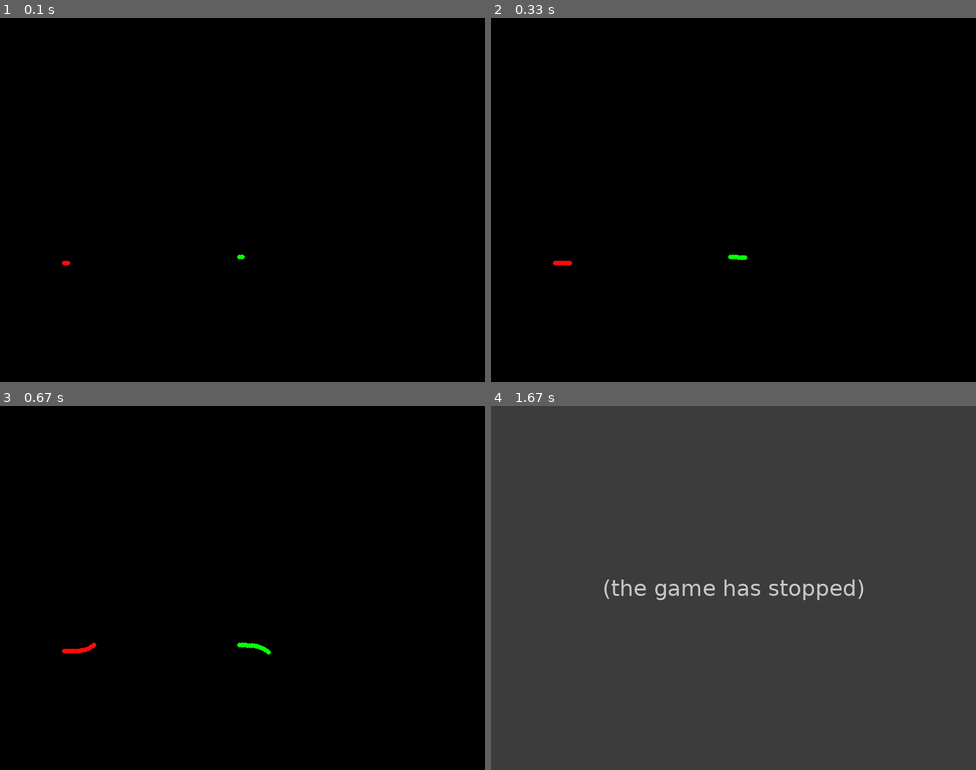
Above: before the commit, frames 1-4 (two rows, left to right).
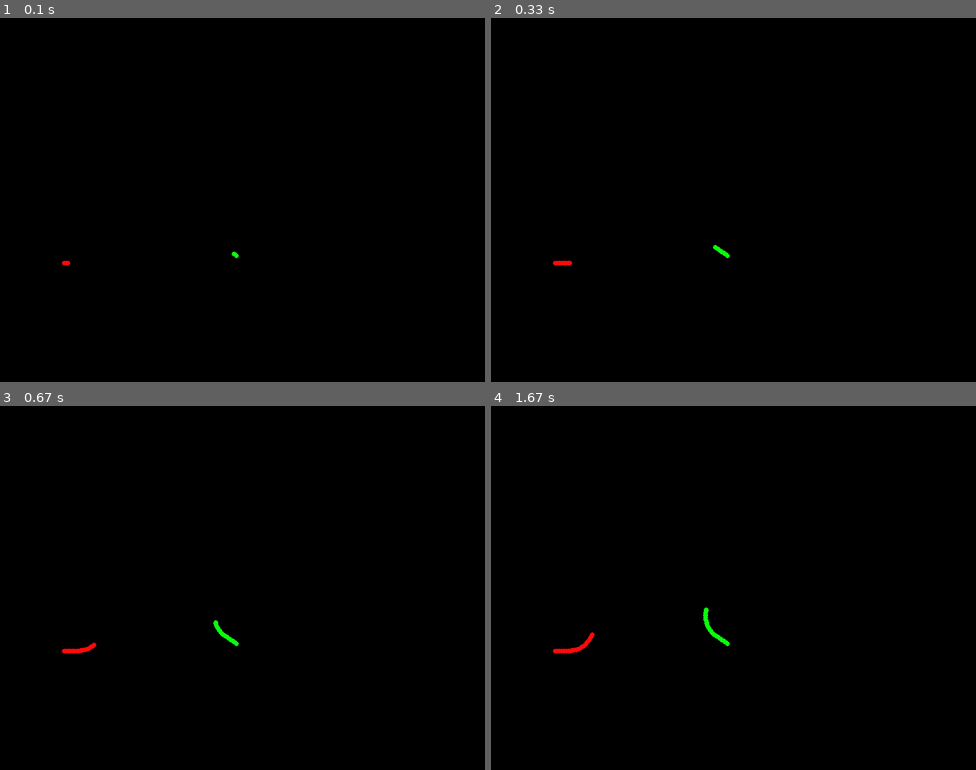
Above: after the commit, the same moments.

Repository: f-weissenbacher/achtung-die-python
Game: pygame game, started from achtung_die_kurve.py
Same seed, same stepped clock (60 frames per second), same inputs: the game is played once before the commit and once after it.
Inputs:
- Up to frame 1 (0.1 s): no input
- Up to frame 2 (0.33 s): no input
- Up to frame 3 (0.67 s): hold Q from 0.33 s (still down); hold Left from 0.33 s (still down)
- Up to frame 4 (1.67 s): release Q at 0.87 s; release Left at 0.87 s; tap Esc at 0.9 s

The runs differ from the first frame. In frame 1, less than 0.1% of the frame differs, in the area x 47-51%, y 64-67%; in frame 2, less than 0.1%; in frame 3, 0.2%; in frame 4, 100%, in the area x 0-100%, y 0-100%.
Before the commit the program exited at 0.93 s; later frames show no game.

Commit message:
two player game works

Diff:
--- a/achtung_die_kurve.py
+++ b/achtung_die_kurve.py
@@ -1,12 +1,14 @@
 # Import the pygame module
 import logging
 import random
-import pygame
+import numpy as np
 
 # Import pygame.locals for easier access to key coordinates
 # Updated to conform to flake8 and black standards
-
+import pygame
 from pygame.locals import RLEACCEL
+import pygame.freetype  # Import the freetype module.
+
 
 # Define constants for the screen width and height
 SCREEN_WIDTH = 800
@@ -16,17 +18,17 @@
 
 
 class Player(pygame.sprite.Sprite):
-    def __init__(self, idx=1, init_pos=(0,0), init_angle=0.0, speed=100.0, color=(255,10,10),
+    def __init__(self, idx=1, init_pos=(0.,0.), init_angle=0.0, speed=100.0, color=(255,10,10),
                  steer_left_key=pygame.K_LEFT, steer_right_key=pygame.K_DOWN):
         super(Player, self).__init__()
         self.idx = idx
-        self.pos = pygame.Vector2(init_pos) # x-position in game world (pixel coordinates)
-        self.vel_vec = pygame.Vector2()
+        self.pos = np.asarray(init_pos, dtype=float) # x-position in game world (pixel coordinates)
         self.speed = speed # distance travelled per game second
-        self.vel_vec.from_polar((speed, init_angle))
-        #self.angle = init_angle # angle of velocity vector
+        self.angle = init_angle # angle of velocity vector
         self.steer_left_key = steer_left_key
         self.steer_right_key = steer_right_key
+        self.color = color
+        #self.score = 0 # Number of points earned by staying alive
 
         # Setup sprite == filled circle
         self.radius = 4
@@ -34,15 +36,22 @@
         pygame.draw.circle(self.surf, color, (self.radius,self.radius), self.radius, 0)
         self.surf.set_colorkey((0,0,0), RLEACCEL) # set transparent color
         self.rect = self.surf.get_rect(center=self.pos)
-        self.history = [self.rect.copy()]
+        self.history = [self.pos.copy()]
+
+    def __eq__(self, other):
+        return self.idx == other.idx
+
+    @property
+    def vel_vec(self):
+        return self.speed * np.asarray([cos(self.angle), sin(self.angle)])
 
     def apply_steering(self, pressed_keys, dphi:float):
         if pressed_keys[self.steer_left_key]:
             logging.debug("steering to the left")
-            self.vel_vec.rotate_rad_ip(-dphi)
+            self.angle -= dphi
         elif pressed_keys[self.steer_right_key]:
             logging.debug("steering to the right")
-            self.vel_vec.rotate_rad_ip(dphi)
+            self.angle += dphi
 
     # let player move for dt seconds
     def move(self, dt):
@@ -50,7 +59,7 @@
         self.pos += dpos
         #self.rect.move_ip(dx, dy) # update sprite
         logging.debug(f"moving Player {self.idx} by {dpos} to {self.pos}")
-        self.history.append((self.rect.copy())) # save updated position in history
+        self.history.append(self.pos.copy()) # save updated position in history
 
     def draw(self, surface):
         """ Draw on surface """
@@ -60,12 +69,28 @@
     def check_self_collision(self, dt_per_frame):
         num_recent_frames_to_skip = int(ceil(5 * self.radius / (self.speed * dt_per_frame)))
         logging.debug(f"skipping {num_recent_frames_to_skip} newest frames")
-        colliding_frames = self.rect.collidelistall(self.history[:-num_recent_frames_to_skip])
-        num_colliding_frames = len(colliding_frames)
+        if len(self.history) <= num_recent_frames_to_skip:
+            return False
+
+        sq_dist = np.sum((np.asarray(self.history[:-num_recent_frames_to_skip]) - self.pos)**2, axis=1)
+        frame_collides = sq_dist < self.radius ** 2
+        num_colliding_frames = np.sum(frame_collides)
         if num_colliding_frames > 0:
-            logging.debug(f"The following {num_colliding_frames} are colliding: {colliding_frames}")
-        return
-        #return self.rect.collidelist(self.history[:-num_recent_frames_to_skip])
+            logging.debug(f"Collided with own history from frames {np.argwhere(frame_collides).flatten()}")
+            return True
+        else:
+            return False
+
+
+    def check_player_collision(self, other):
+        sq_dist = np.sum((np.asarray(other.history) - self.pos)**2, axis=1)
+        frame_collides = sq_dist < self.radius ** 2
+        num_colliding_frames = np.sum(frame_collides)
+        if num_colliding_frames > 0:
+            logging.debug(f"Player {self.idx} collided with frames {np.argwhere(frame_collides).flatten()} of player {other.idx}")
+            return True
+        else:
+            return False
 
 
 
@@ -90,11 +115,16 @@
         self.spawn_safety_distance = 0.5 * self.min_turn_radius
         #self.min_turn_radius = 100  # minimum turn radius in pixels
         self.player_turn_rate = self.player_speed / self.min_turn_radius # turn rate (radians per second)
-        self.players = pygame.sprite.Group()
+        self.players = []
+        self.active_players = []
+        self.scoreboard = {idx:0 for idx in AchtungDieKurveGame.player_keys}
+        #self.winner = None
         self.target_fps = 30
         self.dt_per_frame = 1/self.target_fps
         self.dphi_per_frame = self.player_turn_rate * self.dt_per_frame # maximum steering angle per frame
         #logging.info(f"dphi_per_frame = {self.dphi_per_frame * 180/pi}")
+        # Debug flags
+        self.run_until_last_player_dies = True
 
     @staticmethod
     def _roll_random_angle():
@@ -107,7 +137,7 @@
             y = self.min_turn_radius + (self.screen_height - 2 * self.min_turn_radius) * random.random()
 
             for p in self.players:
-                dist = sqrt((x - p.pos.x)**2 + (y - p.pos.y)**2)
+                dist = sqrt((x - p.pos[0])**2 + (y - p.pos[1])**2)
                 if dist < self.spawn_safety_distance:
                     logging.debug("re-rolling start position")
                     break
@@ -138,12 +168,27 @@
 
         p = Player(idx=idx, init_pos=init_pos, speed=self.player_speed, init_angle=init_angle, color=color,
                    steer_left_key=self.player_keys[idx]['left'], steer_right_key=self.player_keys[idx]['right'])
-        self.players.add(p)
+
+        self.players.append(p)
+        self.active_players.append(p)
+
+
+    def disable_player(self, p):
+        """ Remove player from list of active players but keep its history"""
+        self.active_players.remove(p)
+        # Increment scores of all remaining players
+        for op in self.active_players:
+            self.scoreboard[op.idx] += 1
+
+        #self.update_scoreboard() # TODO: Create scoreboard display
 
 
     def run(self):
         # Initialize pygame
         pygame.init()
+
+        # Fonts
+        game_font = pygame.freetype.SysFont(pygame.freetype.get_default_font(), 30)
 
         # Create the screen object
         # The size is determined by the constant SCREEN_WIDTH and SCREEN_HEIGHT
@@ -186,26 +231,42 @@
             # Refill screen to remove old player/enemy positions
             #screen.fill((0,0,0))
 
-            for p in self.players:
+            for p in self.active_players:
                 # Process player input
                 p.apply_steering(pressed_keys, self.dphi_per_frame)
                 # Update player positions
                 p.move(self.dt_per_frame)
                 # Draw player at its current position
                 p.draw(screen)
+
                 # Detect wall collisions
                 if self.detect_wall_collision(p):
                     logging.info(f"Player {p.idx} hit the walls")
-                    p.kill()
+                    self.disable_player(p)
 
                 # Check self-collision
-                if p.check_self_collision(self.dt_per_frame):
+                elif p.check_self_collision(self.dt_per_frame):
                     logging.info(f"Player {p.idx} collided with itself")
-                    p.kill()
-
-
-            if len(self.players) < 1: # TODO: Change to '<2' later on
-                logging.info("No more active players")
+                    self.disable_player(p)
+
+                else:
+                    # Check for collision with other players
+                    for p2 in self.players:
+                        if p == p2:
+                            continue
+                        elif p.check_player_collision(p2):
+                            logging.info(f"Player {p.idx} collided with player {p2.idx}")
+                            self.disable_player(p)
+                            break
+
+            if len(self.active_players) == 1:
+                winner = self.active_players[0]
+                win_msg = f"Player {winner.idx} won!"
+                logging.info(win_msg)
+                game_font.render_to(screen, (int(0.25*SCREEN_WIDTH), int(0.5*SCREEN_HEIGHT)), win_msg, winner.color)
+                if not self.run_until_last_player_dies:
+                    running = False
+            elif len(self.active_players) == 0:
                 running = False
 
             # Render the display (flip everything to the display)
@@ -215,6 +276,8 @@
             clock.tick(self.target_fps)
             frame_num += 1
 
+        pygame.time.wait(1500)
+
 
 
 if __name__ == "__main__":
